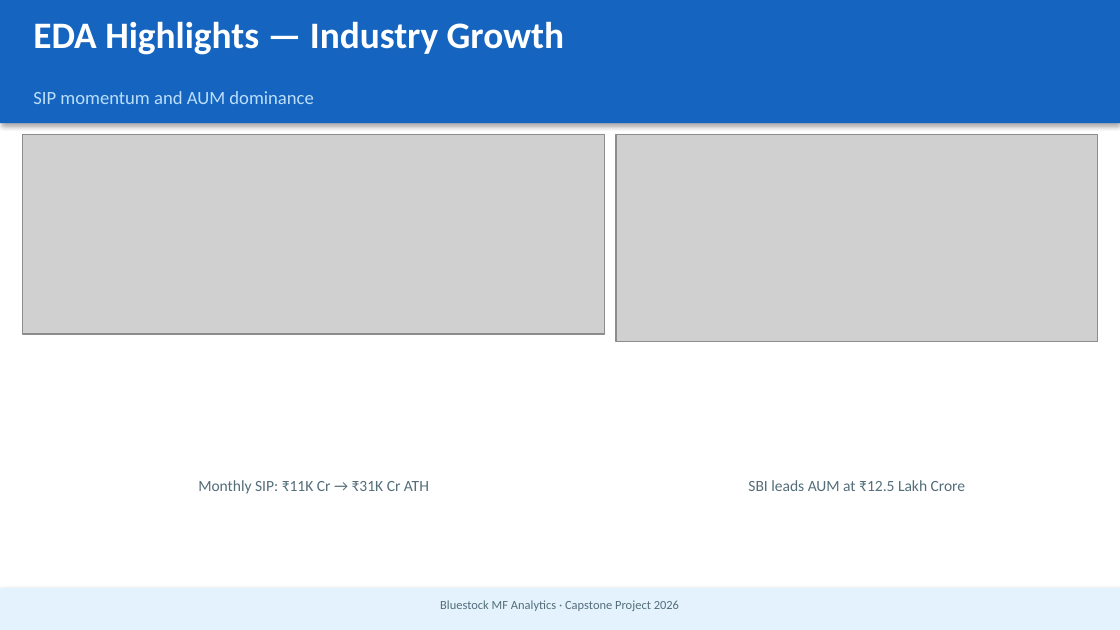
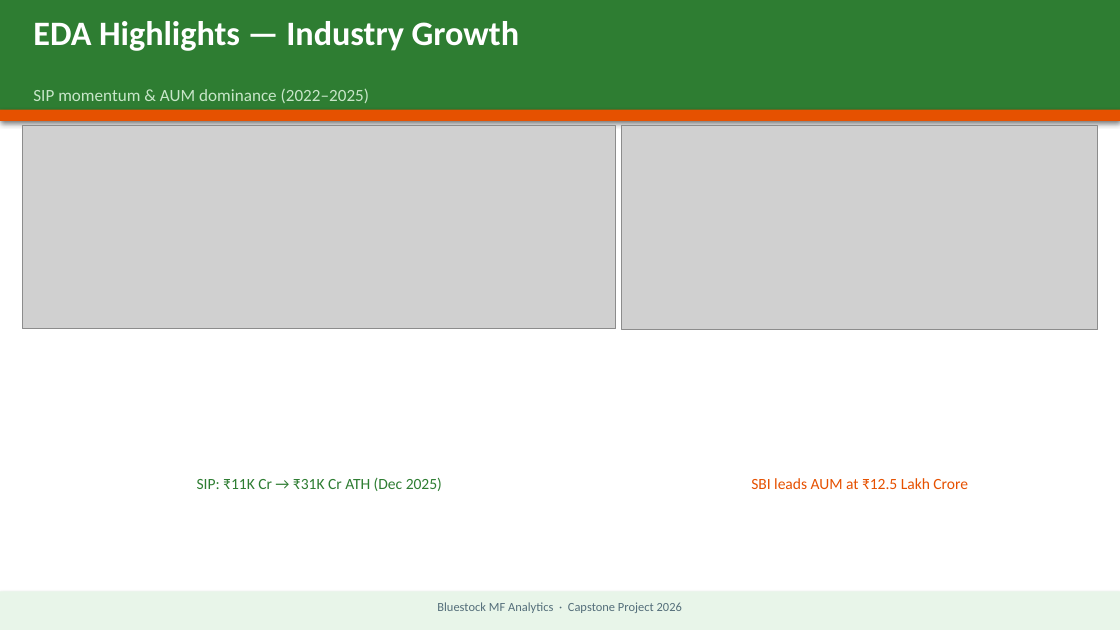
Before and after one commit to HellyPatel-05/MutualFundAnalytics, a slide deck: slide 5 of reports/Bluestock_MF_Presentation.pptx. Drawn at 1120x630 pixels with LibreOffice and Linux fonts; fonts in the diff are those of the drawing; grey boxes stand for pictures. Boxes give left, top, right and bottom in pixels: in the first picture for what was removed or moved away, otherwise in the second. Text is boxed around its words. In the diff, an @@ line names an element or a change of style, - is before the commit and + after.

```diff
--- a/reports/Bluestock_MF_Presentation.pptx
+++ b/reports/Bluestock_MF_Presentation.pptx
@@ rectangle: place and size @@
-rectangle at [0,0,1120,123]
+rectangle at [0,0,1120,118]
@@ rectangle at [0,0,1120,118]: fill #1565C0 to #2E7D32 @@
@@ text "EDA Highlights — Industry Growth" at [33,21,520,51]: size 24 to 22 pt @@
@@ text at [33,89,369,103]: text changed; size 12 to 11 pt; text colour #BBDEFB to #C8E6C9 @@
-SIP momentum and AUM dominance
+SIP momentum & AUM dominance (2022–2025)
@@ rectangle added at [0,110,1120,121], fill #E65100 @@
@@ picture: place and size @@
-picture at [22,134,605,334]
+picture at [22,125,616,329]
@@ picture: place and size @@
-picture at [616,134,1098,342]
+picture at [622,125,1098,330]
@@ text at [197,478,442,491]: text changed; text colour #546E7A to #2E7D32 @@
-Monthly SIP: ₹11K Cr → ₹31K Cr ATH
+SIP: ₹11K Cr → ₹31K Cr ATH (Dec 2025)
@@ text "SBI leads AUM at ₹12.5 ..." at [751,478,968,489]: text colour #546E7A to #E65100 @@
@@ rectangle at [0,591,1120,630]: fill #E3F2FD to #E8F5E9 @@
```
Also in this commit, not shown: 11 other slides changed, 4 other files.
